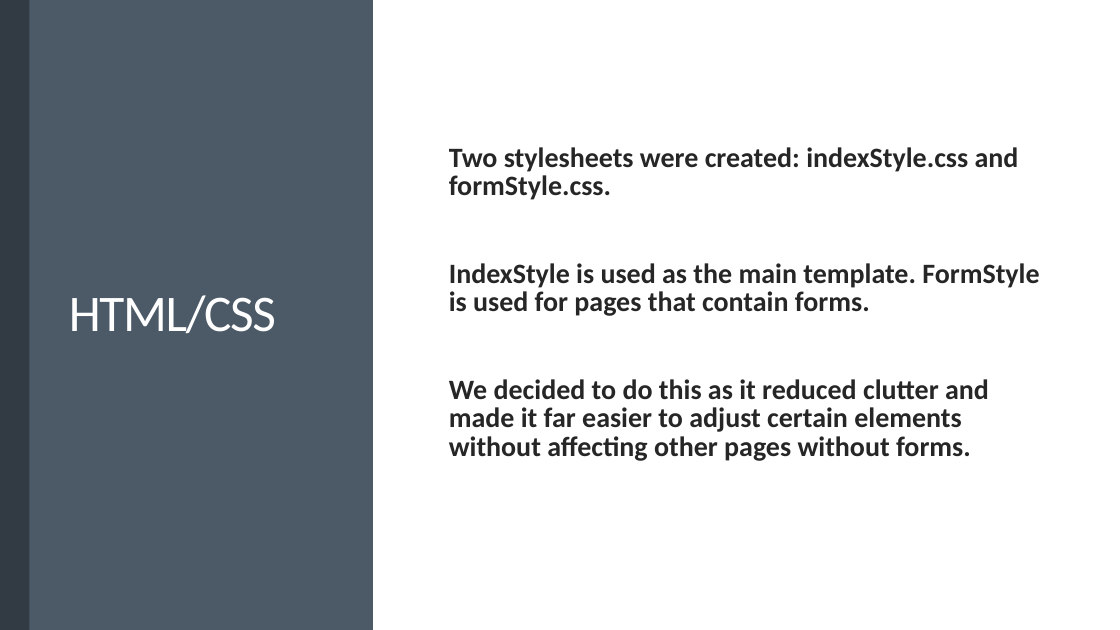
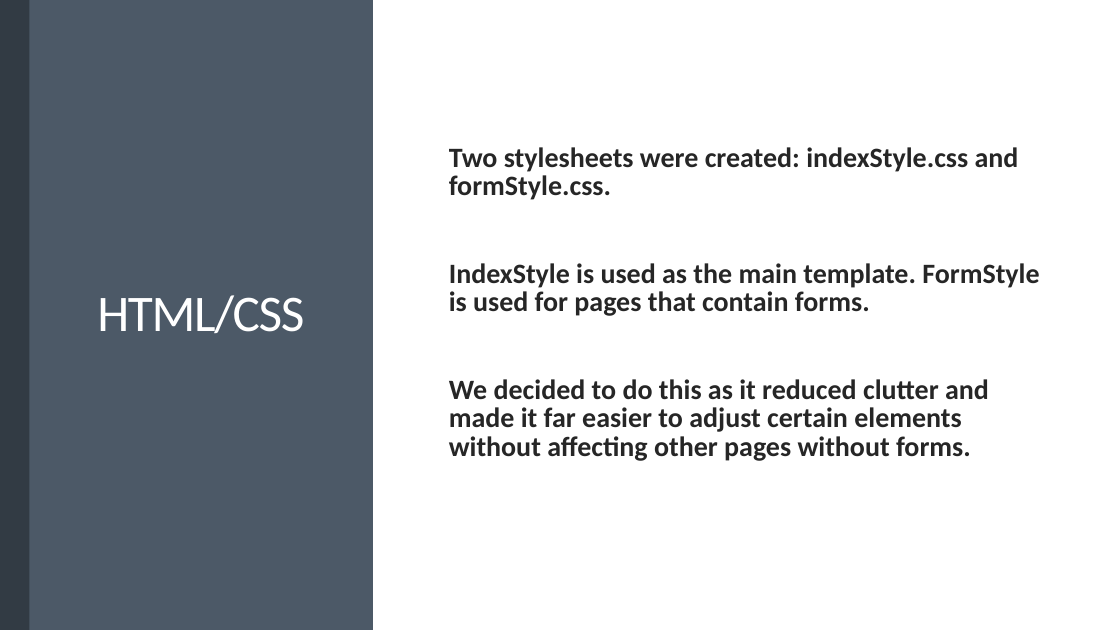
Before and after one commit to MikeVriesema/ProgrammingPal, a slide deck: slide 9 of ET4132_ProgrammingPal_PowerPoint.pptx (slide 5 before the commit). Drawn at 1120x630 pixels with LibreOffice and Linux fonts; fonts in the diff are those of the drawing. Boxes give left, top, right and bottom in pixels: in the first picture for what was removed or moved away, otherwise in the second. Text is boxed around its words. In the diff, an @@ line names an element or a change of style, - is before the commit and + after.

```diff
--- a/ET4132_ProgrammingPal_PowerPoint.pptx
+++ b/ET4132_ProgrammingPal_PowerPoint.pptx
@@ title "HTML/CSS" at [97,295,304,333]: alignment left to centre @@
```
Also in this commit, not shown: 5 other slides changed, 15 slides added, 2 slides removed, 1 other file.
